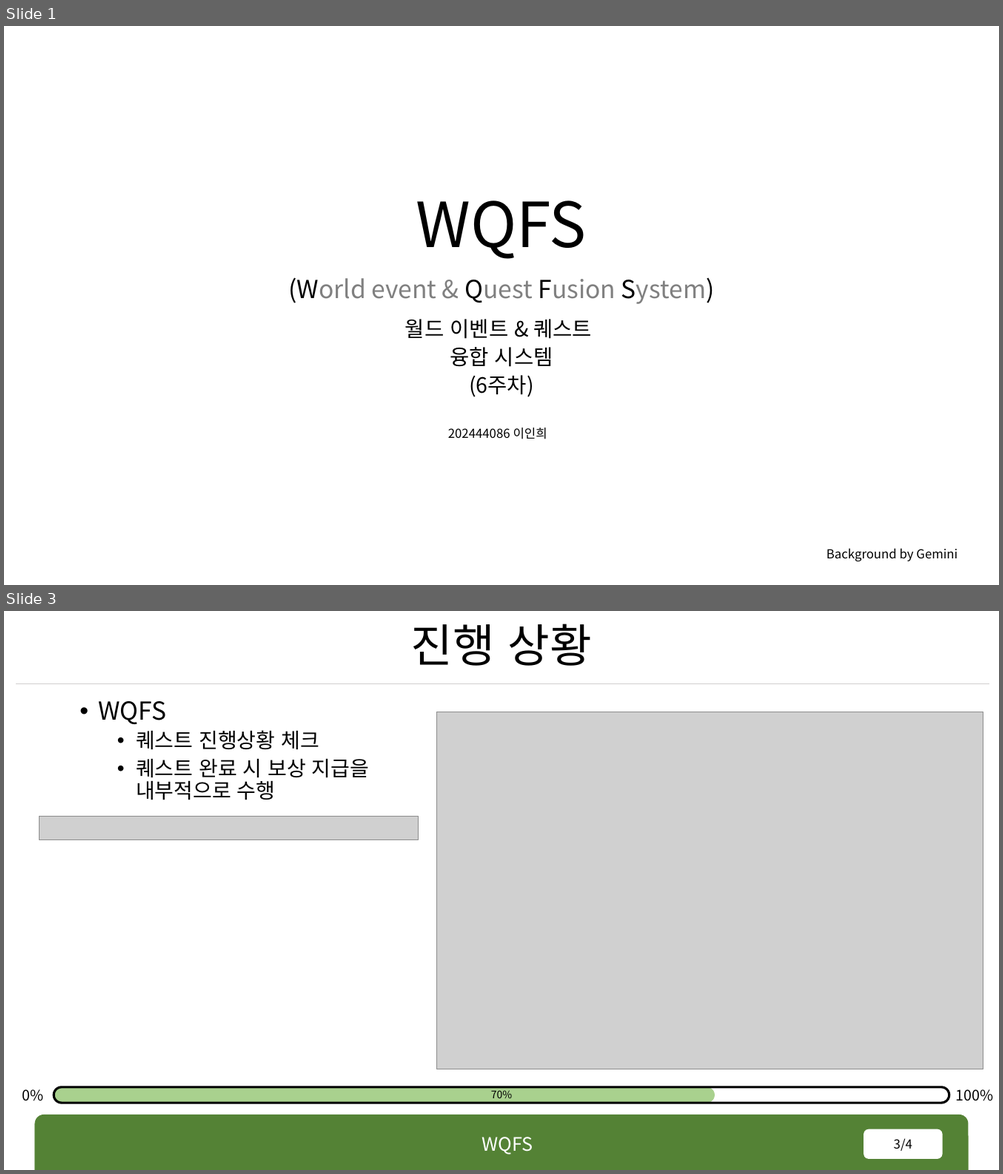
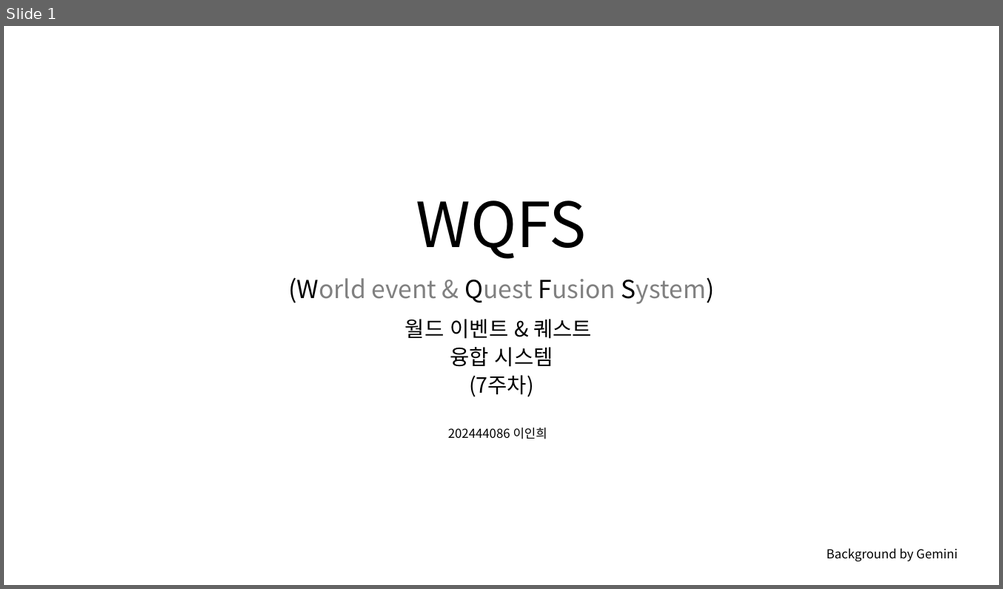
Before and after one commit to rennOobayashi/WQFS, a slide deck: WQFS.pptx. Shown one above the other, each under a label of ours: slides 1 and 3 before the commit, slide 1 after it; the slides between them are not shown. The pictures are 1003x1174 and 1003x589 pixels, drawn with LibreOffice and Linux fonts; fonts in the diff are those of the drawing; grey boxes stand for pictures; background and template pictures are left out. Boxes give left, top, right and bottom in pixels: in the first picture for what was removed or moved away, otherwise in the second. Text is boxed around its words. In the diff, an @@ line names an element or a change of style, - is before the commit and + after.

```diff
--- a/WQFS.pptx
+++ b/WQFS.pptx
@@ slide 3 removed at (4, 611, 999, 1170), background #FFFFFF @@
@@ title removed at (411, 624, 591, 666) @@
-진행 상황
@@ line removed from (16, 684) to (990, 684) @@
@@ text removed at (99, 701, 369, 800) @@
-• WQFS
-  • 퀘스트 진행상황 체크
-  • 퀘스트 완료 시 보상 지급을
-    내부적으로 수행
@@ picture removed at (437, 712, 984, 1070) @@
@@ picture removed at (39, 817, 418, 840) @@
@@ text removed at (22, 1090, 44, 1102) @@
-0%
@@ rounded rectangle removed at (54, 1088, 715, 1103) @@
@@ rounded rectangle removed at (54, 1088, 949, 1103) @@
@@ text removed at (491, 1091, 512, 1102) @@
-70%
@@ text removed at (956, 1090, 993, 1102) @@
-100%
@@ round same rect removed at (34, 1116, 968, 1170) @@
@@ text removed at (481, 1137, 532, 1155) @@
-WQFS
@@ page number removed at (864, 1130, 942, 1159) @@
-3/4
@@ slide 1 changed as well @@
@@ text at (469, 375, 534, 397): text changed @@
-(6주차)
+(7주차)
```
Also in this commit, not shown: 2 other slides changed, 2 slides added, 13 other files.
